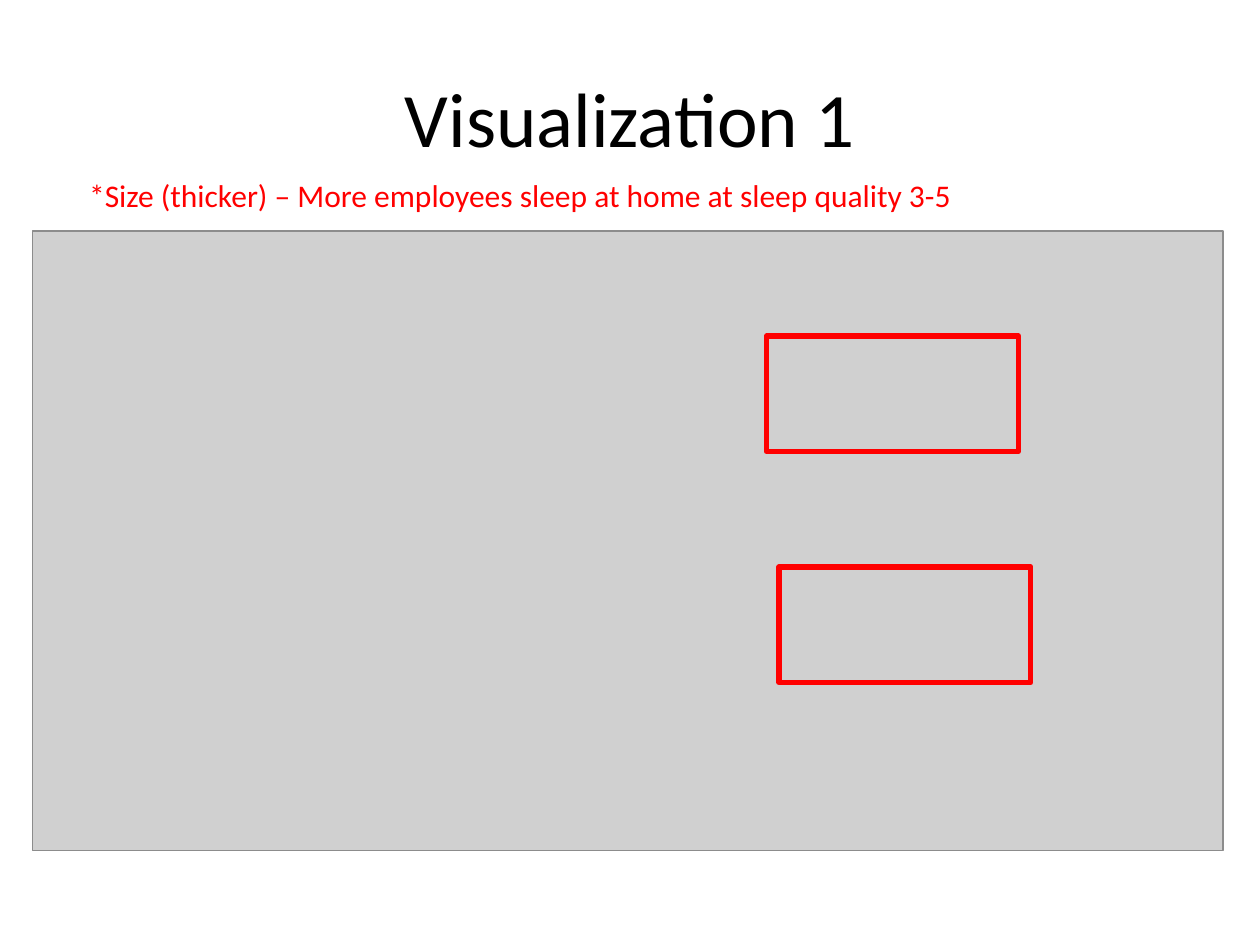
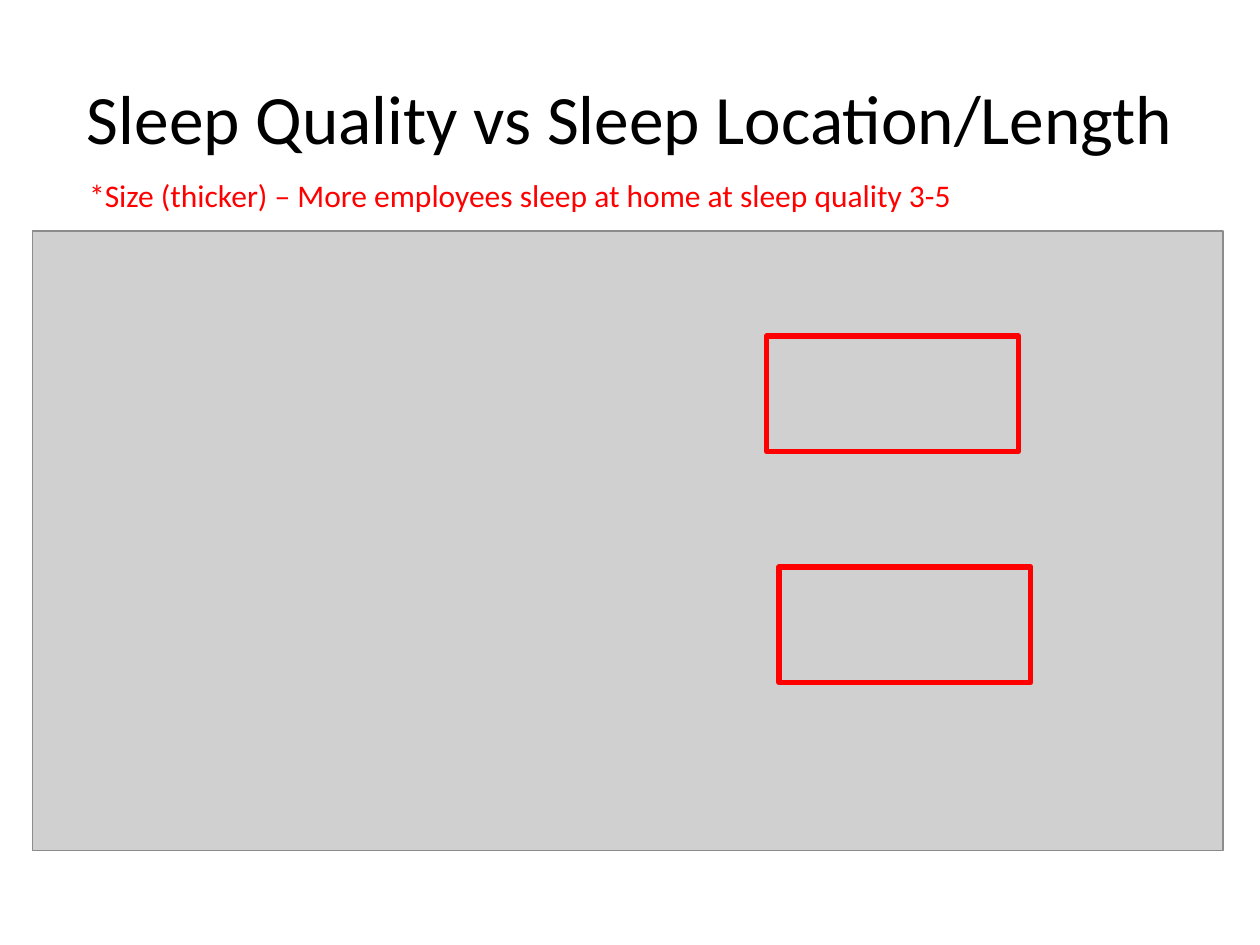
Before and after one commit to andreanc223/DV_FinalProject, a slide deck: slide 41 of 00 Doc/Presentation.pptx. Drawn at 1260x945 pixels with LibreOffice and Linux fonts; fonts in the diff are those of the drawing; grey boxes stand for pictures. Boxes give left, top, right and bottom in pixels: in the first picture for what was removed or moved away, otherwise in the second. Text is boxed around its words. In the diff, an @@ line names an element or a change of style, - is before the commit and + after.

Commit message:
ppt

```diff
--- a/00 Doc/Presentation.pptx
+++ b/00 Doc/Presentation.pptx
@@ title at box(87, 96, 1172, 156): text changed; size 44 to 39.6 pt @@
-Visualization 1
+Sleep Quality vs Sleep Location/Length
```
